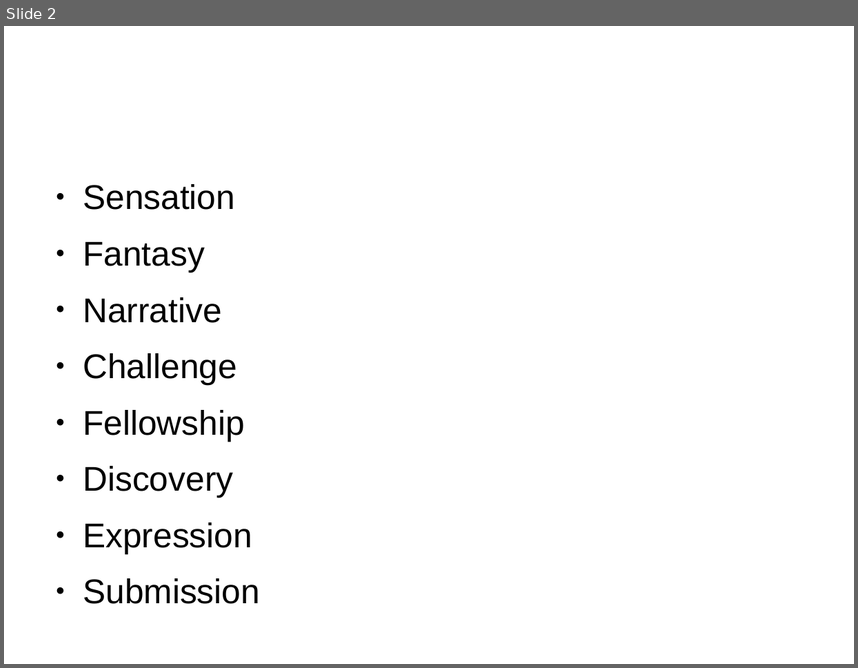
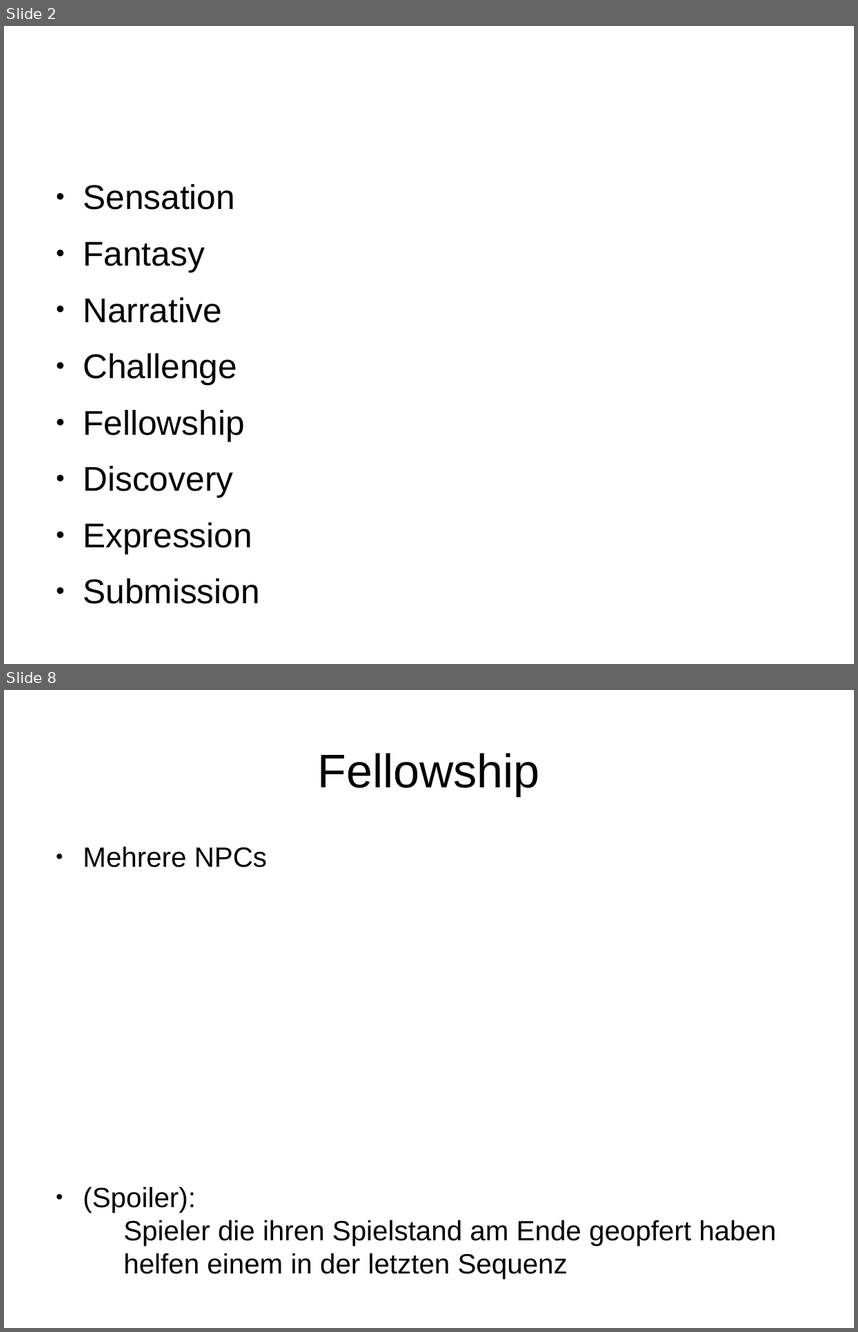
Before and after one commit to Aureumignis/UniStuff, a slide deck: WISE2020/EiDS/U2.odp. Shown one above the other, each under a label of ours: slide 2 before the commit, slides 2 and 8 after it; the slides between them are not shown. The pictures are 858x668 and 858x1332 pixels, drawn with LibreOffice and Linux fonts; fonts in the diff are those of the drawing. Boxes give left, top, right and bottom in pixels: in the first picture for what was removed or moved away, otherwise in the second. Text is boxed around its words. In the diff, an @@ line names an element or a change of style, - is before the commit and + after.

```diff
--- a/WISE2020/EiDS/U2.odp
+++ b/WISE2020/EiDS/U2.odp
@@ slide 8 added at (4, 690, 854, 1328), background #FFFFFF @@
@@ title added at (317, 753, 539, 796), 44 pt, text #000000 @@
+Fellowship
@@ text added at (83, 846, 776, 1274), 26 pt, text #000000 @@
+● Mehrere NPCs
+● (Spoiler):
+  Spieler die ihren Spielstand am Ende geopfert haben
+  helfen einem in der letzten Sequenz
```
Also in this commit, not shown: 2 slides changed, 7 other slides added, 1 slide removed, 1 other file.
